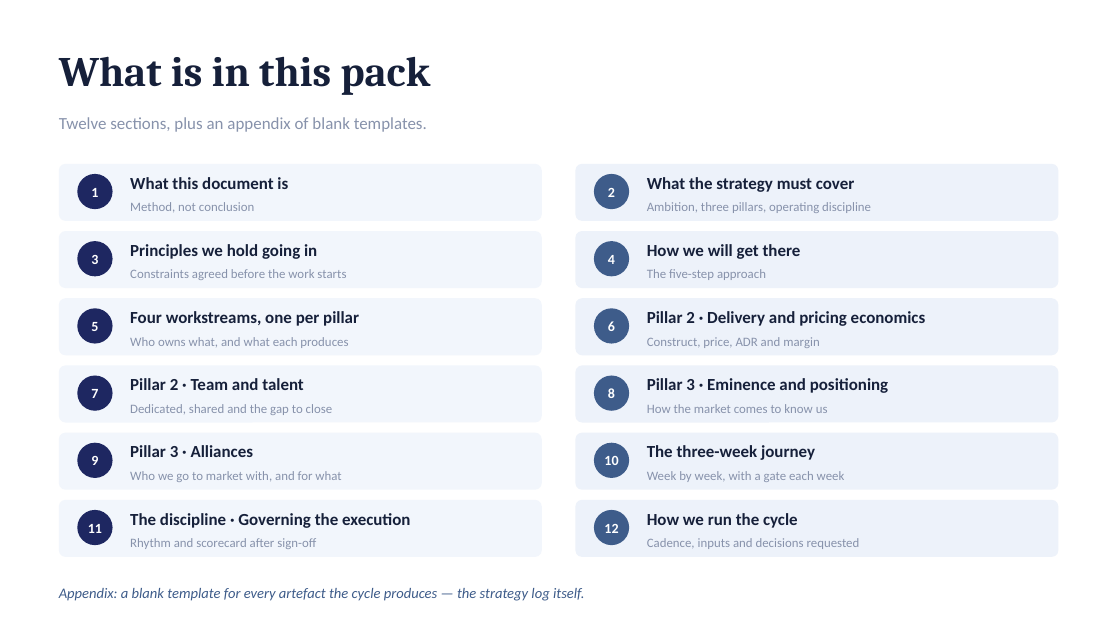
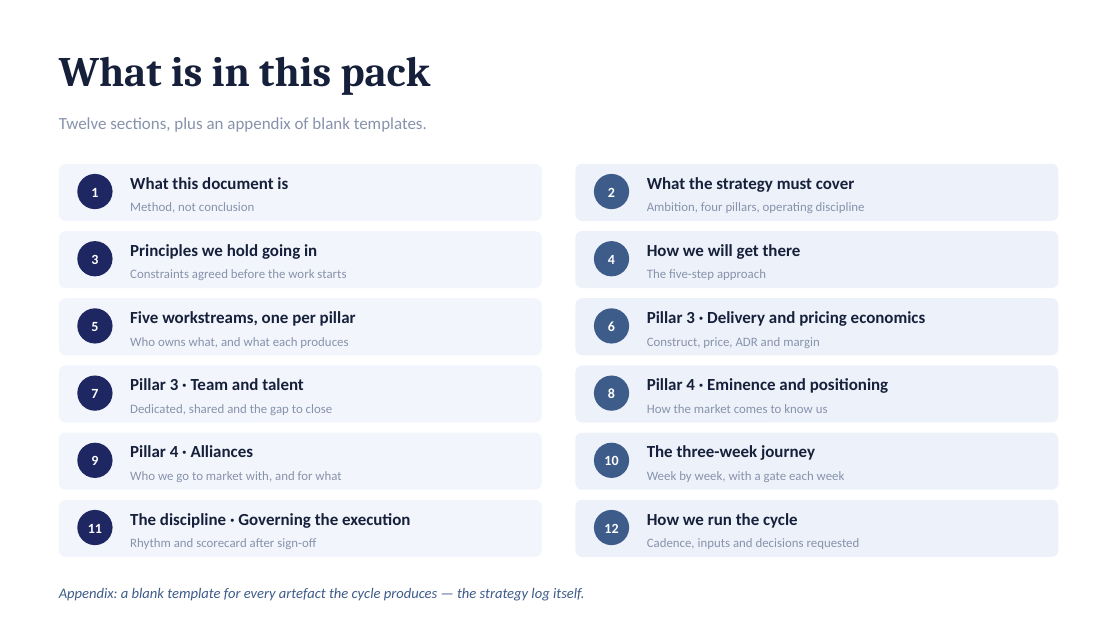
Before and after one commit to dhajjar-cyber/bae, a slide deck: slide 2 of FSI strategy/EAIND-FSI-Strategy-Development-Plan.pptx. Drawn at 1120x630 pixels with LibreOffice and Linux fonts; fonts in the diff are those of the drawing. Boxes give left, top, right and bottom in pixels: in the first picture for what was removed or moved away, otherwise in the second. Text is boxed around its words. In the diff, an @@ line names an element or a change of style, - is before the commit and + after.

```diff
--- a/FSI strategy/EAIND-FSI-Strategy-Development-Plan.pptx
+++ b/FSI strategy/EAIND-FSI-Strategy-Development-Plan.pptx
@@ text at [647, 202, 865, 213]: text changed @@
-Ambition, three pillars, operating discipline
+Ambition, four pillars, operating discipline
@@ text at [130, 311, 356, 326]: text changed @@
-Four workstreams, one per pillar
+Five workstreams, one per pillar
@@ text at [647, 311, 926, 326]: text changed @@
-Pillar 2 · Delivery and pricing economics
+Pillar 3 · Delivery and pricing economics
@@ text at [130, 378, 304, 390]: text changed @@
-Pillar 2 · Team and talent
+Pillar 3 · Team and talent
@@ text at [647, 378, 888, 393]: text changed @@
-Pillar 3 · Eminence and positioning
+Pillar 4 · Eminence and positioning
@@ text at [130, 445, 253, 457]: text changed @@
-Pillar 3 · Alliances
+Pillar 4 · Alliances
```
Also in this commit, not shown: 15 other slides changed, 2 other files.
